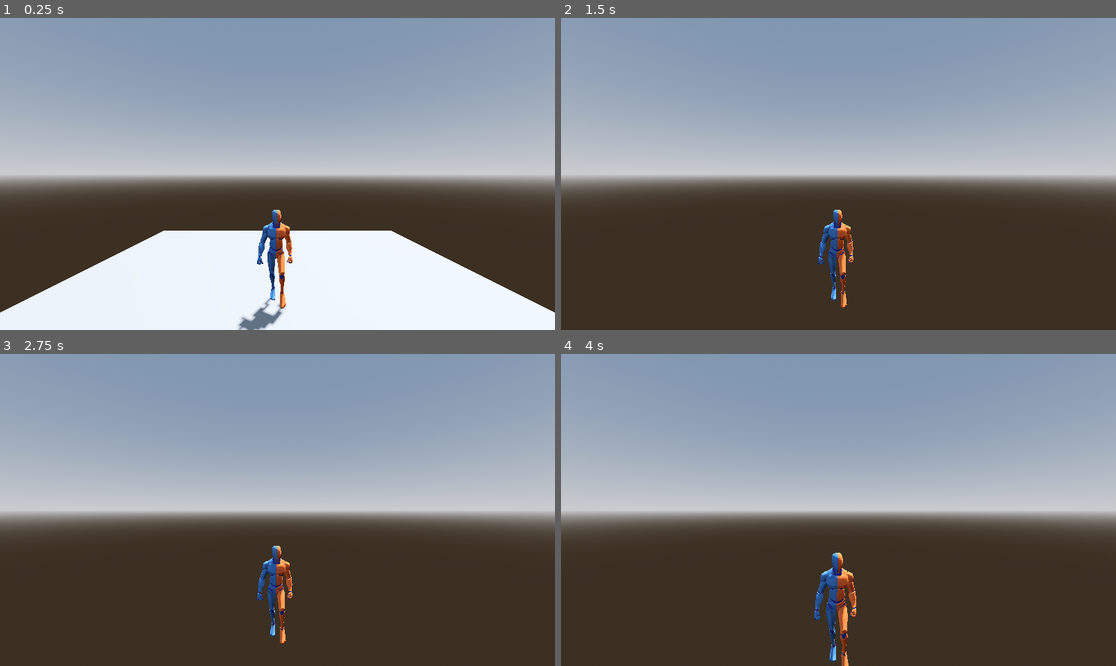
Above: before the commit, frames 1-4 (two rows, left to right).
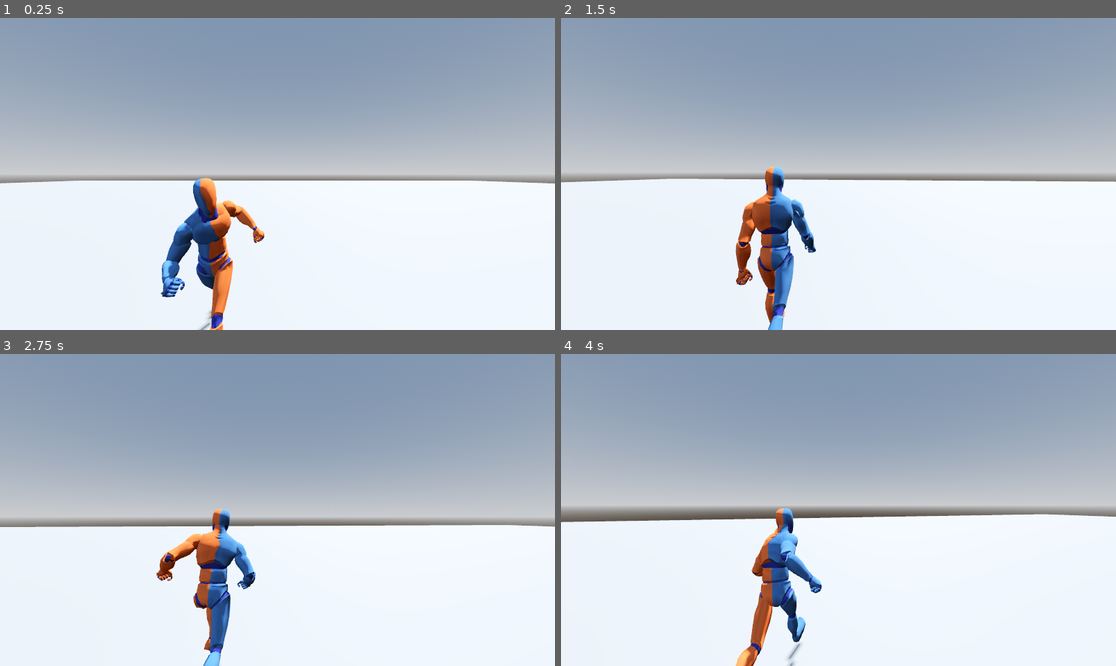
Above: after the commit, the same moments.

Repository: erdospeet11/actioncombat
Game: Godot game, scene res://main.tscn
Same seed, same stepped clock (60 frames per second), same inputs: the game is played once before the commit and once after it.
Inputs (mouse positions are in pixels of both pictures, inside the frame that each line leads up to):
- Up to frame 1 (0.25 s): no input
- Up to frame 2 (1.5 s): tap Enter (ui_accept) at 0.5, 0.77 s; move the mouse to (866, 174) at 0.52 s; hold Shift (sprint, bound only after the commit) 0.53-1.28 s; hold W (forward) from 0.53 s (still down); move the mouse to (810, 174) at 1.27 s; tap Shift (sprint, bound only after the commit) at 1.35 s
- Up to frame 3 (2.75 s): keep holding W (forward); tap Enter (ui_accept) at 1.52 s; move the mouse to (288, 503) at 2.02 s; hold Shift (sprint, bound only after the commit) from 2.03 s (still down)
- Up to frame 4 (4 s): keep holding W (forward); move the mouse to (832, 516) at 2.77 s; release Shift (sprint, bound only after the commit) at 2.78 s; tap Shift (sprint, bound only after the commit) at 2.85 s; tap Enter (ui_accept) at 3.02, 3.77 s; move the mouse to (877, 513) at 3.52 s; hold Shift (sprint, bound only after the commit) from 3.53 s (still down)

The runs differ from the first frame. In frame 1, 27% of the frame differs, in the area x 0-100%, y 51-100%; in frame 2, 49%; in frame 3, 49%; in frame 4, 51%, in the area x 0-100%, y 48-100%.

Commit message:
feat: Implement player movement with sprint, camera controls, and animation playback, alongside scene and project setting adjustments.

Diff:
--- a/main.tscn
+++ b/main.tscn
@@ -16,10 +16,10 @@
 glow_enabled = true
 
 [sub_resource type="PlaneMesh" id="PlaneMesh_ig7tw"]
-size = Vector2(10, 10)
+size = Vector2(100, 100)
 
 [sub_resource type="ConcavePolygonShape3D" id="ConcavePolygonShape3D_ig7tw"]
-data = PackedVector3Array(5, 0, 5, -5, 0, 5, 5, 0, -5, -5, 0, 5, -5, 0, -5, 5, 0, -5)
+data = PackedVector3Array(50, 0, 50, -50, 0, 50, 50, 0, -50, -50, 0, 50, -50, 0, -50, 50, 0, -50)
 
 [node name="Node3D" type="Node3D"]
 
--- a/project.godot
+++ b/project.godot
@@ -37,3 +37,13 @@
 "events": [Object(InputEventKey,"resource_local_to_scene":false,"resource_name":"","device":-1,"window_id":0,"alt_press …(192 unchanged characters)…
 ]
 }
+sprint={
+"deadzone": 0.2,
+"events": [Object(InputEventKey,"resource_local_to_scene":false,"resource_name":"","device":-1,"window_id":0,"alt_pressed":false,"shift_pressed":false,"ctrl_pressed":false,"meta_pressed":false,"pressed":false,"keycode":0,"physical_keycode":4194325,"key_label":0,"unicode":0,"location":0,"echo":false,"script":null)
+]
+}
+
+[rendering]
+
+anti_aliasing/quality/msaa_3d=2
+anti_aliasing/quality/use_taa=true
--- a/third_player.gd
+++ b/third_player.gd
@@ -1,21 +1,30 @@
 extends CharacterBody3D
 
 const SPEED = 5.0
+const SPRINT_SPEED = 9.0
 const JUMP_VELOCITY = 4.5
 const MOUSE_SENSITIVITY = 0.003
-const ROTATION_SPEED = 10.0
-const DEBUG_DRAW = true
+const LERP_VAL = 0.15
+const ACCELERATION = 40.0
+const DECELERATION = 40.0
 
-var direction := Vector3.FORWARD
+var gravity = ProjectSettings.get_setting("physics/3d/default_gravity")
 
 @onready var camera_pivot = $Node3D
 @onready var spring_arm = $Node3D/SpringArm3D
-@onready var camera = $Node3D/SpringArm3D/Camera3D
+@onready var visual = $"exported-model"
+@onready var animation_player = $"exported-model/AnimationPlayer"
 
 func _ready():
 	Input.set_mouse_mode(Input.MOUSE_MODE_CAPTURED)
+	print("Available animations:", animation_player.get_animation_list())
 
-func _input(event):
+func _unhandled_input(event):
+	if event is InputEventMouseMotion and Input.get_mouse_mode() == Input.MOUSE_MODE_CAPTURED:
+		camera_pivot.rotate_y(-event.relative.x * MOUSE_SENSITIVITY)
+		spring_arm.rotate_x(-event.relative.y * MOUSE_SENSITIVITY)
+		spring_arm.rotation.x = clamp(spring_arm.rotation.x, deg_to_rad(-60), deg_to_rad(60))
+
 	if event.is_action_pressed("ui_cancel"):
 		if Input.get_mouse_mode() == Input.MOUSE_MODE_CAPTURED:
 			Input.set_mouse_mode(Input.MOUSE_MODE_VISIBLE)
@@ -23,29 +32,31 @@
 			Input.set_mouse_mode(Input.MOUSE_MODE_CAPTURED)
 
 func _physics_process(delta: float) -> void:
-
 	if not is_on_floor():
-		velocity += get_gravity() * delta
+		velocity.y -= gravity * delta
 
 	if Input.is_action_just_pressed("ui_accept") and is_on_floor():
 		velocity.y = JUMP_VELOCITY
 
-	var input_dir := Input.get_vector("left", "right", "forward", "back")
+	var input_dir = Input.get_vector("left", "right", "forward", "back")
 
-	print(input_dir)
-	#var direction = Vector3(input_dir.x, 0, input_dir.y).normalized()
+	var direction = (camera_pivot.transform.basis * Vector3(input_dir.x, 0, input_dir.y)).normalized()
 
-	"""
 	if direction:
-		velocity.x = direction.x * SPEED
-		velocity.z = direction.z * SPEED
+		var current_speed = SPEED
+		if Input.is_action_pressed("sprint"):
+			current_speed = SPRINT_SPEED
+			animation_player.play("Jog_Fwd", 0.1)
+		else:
+			animation_player.play("Walk", 0.1)
+
+		velocity.x = move_toward(velocity.x, direction.x * current_speed, ACCELERATION * delta)
+		velocity.z = move_toward(velocity.z, direction.z * current_speed, ACCELERATION * delta)
 
 		var target_rotation = atan2(direction.x, direction.z)
-		rotation.y += lerp_angle(rotation.y, target_rotation, ROTATION_SPEED * delta)
+		visual.rotation.y = lerp_angle(visual.rotation.y, target_rotation, LERP_VAL)
 	else:
-		velocity.x = move_toward(velocity.x, 0, SPEED)
-		velocity.z = move_toward(velocity.z, 0, SPEED)
-	"""
+		velocity.x = move_toward(velocity.x, 0, DECELERATION * delta)
+		velocity.z = move_toward(velocity.z, 0, DECELERATION * delta)
 
-	velocity += Vector3(input_dir.x, 0, input_dir.y).normalized()
 	move_and_slide()
--- a/third_player.tscn
+++ b/third_player.tscn
@@ -14,10 +14,68 @@
 
 [node name="exported-model" parent="." instance=ExtResource("1_sedoy")]
 
+[node name="Skeleton3D" parent="exported-model/Skinned Mesh 0" index="0"]
+bones/1/position = Vector3(0.018844549, 0.056567993, 0.8286465)
+bones/1/rotation = Quaternion(0.81892234, -0.03142271, 0.03664341, 0.5718708)
+bones/2/rotation = Quaternion(-0.06470277, 9.735105e-08, -2.315465e-08, 0.9979046)
+bones/3/rotation = Quaternion(0.015878918, 0.0880022, -0.03113385, 0.995507)
+bones/4/rotation = Quaternion(0.26321945, 0.27007076, 0.023364844, 0.925868)
+bones/5/rotation = Quaternion(-0.066845015, -0.18660796, -0.002393381, 0.9801548)
+bones/7/rotation = Quaternion(-0.12437133, -0.18450661, 0.028029284, 0.9745273)
+bones/9/rotation = Quaternion(-0.6172509, -0.32083952, -0.3316693, 0.63722754)
+bones/10/rotation = Quaternion(-0.17932476, 0.7092962, -0.3898139, 0.5592733)
+bones/11/rotation = Quaternion(0.6382257, 0.10634947, -0.02904148, 0.7619149)
+bones/12/rotation = Quaternion(0.11670915, -0.0029166422, -0.044778865, 0.992152)
+bones/13/rotation = Quaternion(0.4451911, 0.5493687, -0.44519404, 0.54936445)
+bones/14/rotation = Quaternion(0.62334144, -5.1649374e-07, 1.7501061e-07, 0.7819497)
+bones/15/rotation = Quaternion(0.62334114, 4.7641535e-09, -2.4773357e-07, 0.78195)
+bones/17/rotation = Quaternion(0.43208998, 0.5386997, -0.4580464, 0.5597271)
+bones/18/rotation = Quaternion(0.6233416, 0.00094329927, 0.0011837039, 0.78194827)
+bones/19/rotation = Quaternion(0.6233411, -0.00070422306, -0.0008834577, 0.7819493)
+bones/21/rotation = Quaternion(0.50405705, 0.5115415, -0.43515173, 0.54304224)
+bones/22/rotation = Quaternion(0.6231636, -0.020061629, 0.014925718, 0.78169173)
+bones/23/rotation = Quaternion(0.6233416, 0.00038004195, 0.00047649987, 0.7819494)
+bones/25/rotation = Quaternion(0.4353397, 0.5413561, -0.4549039, 0.55720323)
+bones/26/rotation = Quaternion(0.62334186, 7.3613332e-06, 9.499284e-06, 0.7819494)
+bones/27/rotation = Quaternion(0.62334114, -0.0006652106, -0.0008342681, 0.7819493)
+bones/29/rotation = Quaternion(0.29083893, 0.949649, 0.11458366, 0.02121704)
+bones/30/rotation = Quaternion(0.2193903, 0.023802465, -0.0053051906, 0.9753324)
+bones/31/rotation = Quaternion(0.68738836, -0.00030975972, -0.00044552184, 0.72628987)
+bones/33/rotation = Quaternion(-0.6040205, 0.34510282, 0.35671762, 0.623551)
+bones/34/rotation = Quaternion(-0.002589762, 0.6675711, -0.5224932, -0.5304178)
+bones/35/rotation = Quaternion(0.68986976, 0.28330222, -0.24102676, 0.62106824)
+bones/36/rotation = Quaternion(0.19062184, -0.039129302, 0.045610256, 0.9798224)
+bones/37/rotation = Quaternion(0.44519055, -0.54936916, 0.44519353, 0.5493648)
+bones/38/rotation = Quaternion(0.6233419, 8.9774466e-07, -7.3970733e-07, 0.7819494)
+bones/39/rotation = Quaternion(0.62334144, 1.24239e-07, 1.0743054e-06, 0.78194976)
+bones/41/rotation = Quaternion(0.43208998, -0.5386996, 0.4580467, 0.55972695)
+bones/42/rotation = Quaternion(0.62334085, -0.00094323244, -0.0011839538, 0.7819488)
+bones/43/rotation = Quaternion(0.6233416, 0.0007044027, 0.0008835097, 0.78194886)
+bones/45/rotation = Quaternion(0.50405747, -0.51154155, 0.43515137, 0.5430421)
+bones/46/rotation = Quaternion(0.62316316, 0.02006193, -0.014925724, 0.781692)
+bones/47/rotation = Quaternion(0.6233416, -0.00037937754, -0.00047679513, 0.7819494)
+bones/49/rotation = Quaternion(0.43533966, -0.54135615, 0.4549035, 0.5572035)
+bones/50/rotation = Quaternion(0.62334234, -6.8272557e-06, -9.98484e-06, 0.78194916)
+bones/51/rotation = Quaternion(0.62334114, 0.0006656505, 0.0008347602, 0.7819493)
+bones/53/rotation = Quaternion(-0.2908378, 0.9496492, 0.114584416, -0.021217465)
+bones/54/rotation = Quaternion(0.21939091, -0.023802452, 0.005305103, 0.97533226)
+bones/55/rotation = Quaternion(0.6873878, 0.0003084611, 0.00044470397, 0.72629035)
+bones/57/rotation = Quaternion(0.8845645, -0.04952188, 0.0061060796, 0.46374124)
+bones/58/rotation = Quaternion(0.0026411526, -0.0012220793, -6.3669877e-06, 0.9999958)
+bones/59/rotation = Quaternion(-0.48845288, 0.023229053, 0.04674185, 0.8710279)
+bones/60/rotation = Quaternion(-0.00013701346, 0.9643067, -0.26478735, -0.00049965637)
+bones/62/rotation = Quaternion(0.9833163, -0.04211533, 0.005192782, -0.17688568)
+bones/63/rotation = Quaternion(0.41868106, -0.009405763, 0.0043260935, 0.9080744)
+bones/64/rotation = Quaternion(-0.42103717, 0.02221997, -0.011145772, 0.90670276)
+bones/65/rotation = Quaternion(-0.00013714866, 0.96430665, -0.26478758, -0.000499547)
+
 [node name="Node3D" type="Node3D" parent="."]
-transform = Transform3D(1, 0, 0, 0, 1, 0, 0, 0, 1, 0, 2.5, 2)
+transform = Transform3D(1, 0, 0, 0, 1, 0, 0, 0, 1, 0, 1.2, 0)
 
 [node name="SpringArm3D" type="SpringArm3D" parent="Node3D"]
-spring_length = 2.0
+transform = Transform3D(1, 0, 0, 0, 1, 0, 0, 0, 1, 0.6, 0.5, 0)
+spring_length = 1.9
 
 [node name="Camera3D" type="Camera3D" parent="Node3D/SpringArm3D"]
+
+[editable path="exported-model"]
Not shown: 1 places in main.tscn that only renumber resources
Not shown: 1 places in third_player.tscn that only renumber resources
